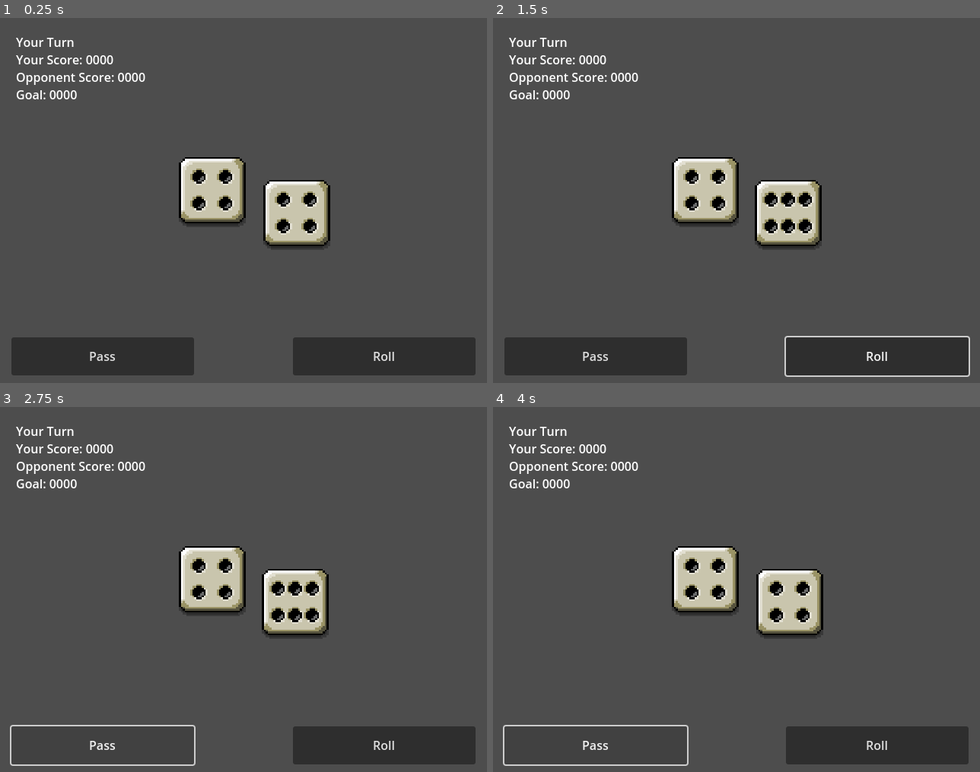
Above: before the commit, frames 1-4 (two rows, left to right).
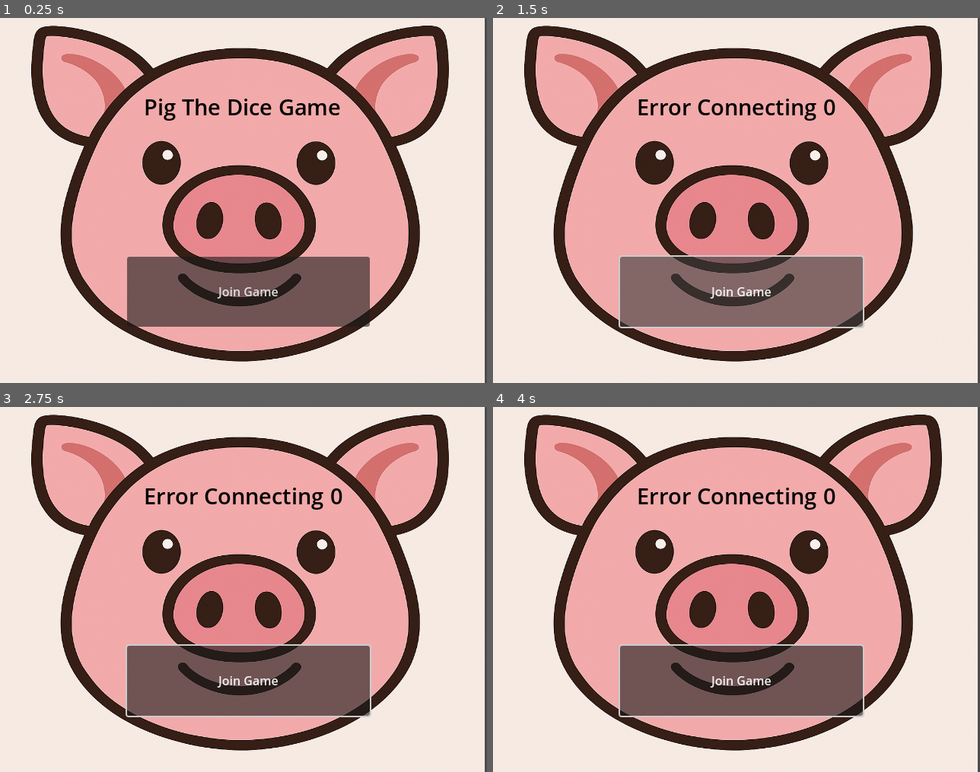
Above: after the commit, the same moments.

Repository: PeterHindes/pig-project
Game: Godot game, scene res://base.tscn
The game is run twice, just before and just after one commit, with the same random seed, the same clock (stepped at 60 frames per second) and the same inputs. Before the commit the project starts from res://main.tscn.
Inputs (mouse positions are in pixels of both pictures, inside the frame that each line leads up to):
- Up to frame 1 (0.25 s): no input
- Up to frame 2 (1.5 s): click (877, 357) at 0.5 s, where only the run before the commit has a clickable "Roll"; click (741, 291) at 1.25 s, where only the run after the commit has a clickable "Join Game"
- Up to frame 3 (2.75 s): click (102, 746) at 2 s, where only the run before the commit has a clickable "Pass"
- Up to frame 4 (4 s): click (877, 746) at 2.75 s, where only the run before the commit has a clickable "Roll"; click (595, 746) at 3.5 s, where only the run before the commit has a clickable "Pass"

The runs differ from the first frame. In frame 1, 99% of the frame differs, in the area x 0-100%, y 0-100%; in frame 2, 99%; in frame 3, 99%; in frame 4, 99%.

Commit message:
bring to main

Diff:
--- /dev/null
+++ b/pig-godot/base.gd
@@ -0,0 +1,20 @@
+extends Node2D
+
+@export var game : Node2D
+@export var mainMenu : Control
+
+func _on_join_game_pressed() -> void:
+	$HTTPRequest.request_completed.connect(_on_request_completed)
+	$HTTPRequest.request("http://localhost:7799/game",[],HTTPClient.METHOD_POST)
+func _on_request_completed(result, response_code, headers, body):
+	if response_code == 200:
+		var json = JSON.parse_string(body.get_string_from_utf8())
+		print(json["game_id"])
+		print(int(json["player_id"]))
+		game.game_uuid = json["game_id"]
+		game.player_index = int(json["player_id"])
+		mainMenu.visible = false
+		game.visible = true
+		game.get_child(-1).start()
+	else:
+		$Control/RichTextLabel.text = "Error Connecting %d"%response_code
--- /dev/null
+++ b/pig-godot/base.tscn
@@ -0,0 +1,47 @@
+[gd_scene load_steps=4 format=3 uid="uid://ff26q32ycp8e"]
+
+[ext_resource type="Script" uid="uid://bwenvtcrkgo51" path="res://base.gd" id="1_8rhti"]
+[ext_resource type="Texture2D" uid="uid://n8682tpldrqi" path="res://pig.png" id="2_ohhpf"]
+[ext_resource type="PackedScene" uid="uid://bt87bwwwbskq8" path="res://game.tscn" id="3_21bcp"]
+
+[node name="base" type="Node2D" node_paths=PackedStringArray("game", "mainMenu")]
+script = ExtResource("1_8rhti")
+game = NodePath("game")
+mainMenu = NodePath("Control")
+
+[node name="Control" type="Control" parent="."]
+layout_mode = 3
+anchors_preset = 0
+offset_right = 40.0
+offset_bottom = 40.0
+
+[node name="pig" type="Sprite2D" parent="Control"]
+modulate = Color(0.96862745, 0.96862745, 1, 1)
+position = Vector2(315.50003, 239.49998)
+scale = Vector2(0.6279297, 0.553711)
+texture = ExtResource("2_ohhpf")
+
+[node name="JoinGame" type="Button" parent="Control"]
+layout_mode = 0
+offset_left = 167.0
+offset_top = 314.0
+offset_right = 486.0
+offset_bottom = 406.0
+text = "Join Game"
+
+[node name="RichTextLabel" type="RichTextLabel" parent="Control"]
+layout_mode = 0
+offset_left = 189.0
+offset_top = 97.0
+offset_right = 656.0
+offset_bottom = 224.0
+theme_override_colors/default_color = Color(0, 0, 0, 1)
+theme_override_font_sizes/normal_font_size = 29
+text = "Pig The Dice Game"
+
+[node name="game" parent="." instance=ExtResource("3_21bcp")]
+visible = false
+
+[node name="HTTPRequest" type="HTTPRequest" parent="."]
+
+[connection signal="pressed" from="Control/JoinGame" to="." method="_on_join_game_pressed"]
--- /dev/null
+++ b/pig-godot/game.gd
@@ -0,0 +1,57 @@
+extends Node2D
+
+@export var game_uuid : String
+@export var player_index : int
+var gameOver = false
+var yourTurn = false
+var readyToStart = false
+
+@export var DiceOne : Sprite2D
+
+@export var TextLabel : RichTextLabel
+
+func _on_roll_btn_pressed() -> void:
+	$HTTPRequest2.request_completed.disconnect(_on_request_completed_hold)
+	$HTTPRequest2.request_completed.connect(_on_request_completed_roll)
+	$HTTPRequest2.request("http://localhost:7799/game/%s/roll"%[game_uuid],[],HTTPClient.METHOD_POST)
+func _on_request_completed_roll(result, response_code, headers, body):
+	print(response_code)
+	var json = JSON.parse_string(body.get_string_from_utf8())
+	print(json)
+	var face = Vector2i( (int(json["last_roll"]) -1)%3 , (int(json["last_roll"]) -1)/3 )
+	DiceOne.frame_coords = face
+
+func _on_hold_btn_pressed() -> void:
+	$HTTPRequest2.request_completed.disconnect(_on_request_completed_roll)
+	$HTTPRequest2.request_completed.connect(_on_request_completed_hold)
+	$HTTPRequest2.request("http://localhost:7799/game/%s/hold"%[game_uuid],[],HTTPClient.METHOD_POST)
+func _on_request_completed_hold(result, response_code, headers, body):
+	pass
+
+func _on_timer_timeout() -> void:
+	$HTTPRequest.request_completed.connect(_on_request_completed_label)
+	$HTTPRequest.request("http://localhost:7799/game/%s"%[game_uuid],[],HTTPClient.METHOD_GET)
+func _on_request_completed_label(result, response_code, headers, body):
+	print(response_code)
+	if response_code == 200:
+		var json = JSON.parse_string(body.get_string_from_utf8())
+		print(json)
+		TextLabel.text = '''Game UUID: %s
+%s Turn
+Your Score: %d
+Opponent Score: %d
+Goal: %d
+Other Player Joined: %s''' % [json["game_id"],'Your' if int(json["current_player_index"]) == player_index else 'Their',json["scores"][player_index],json["scores"][abs(player_index-1)],100,str(readyToStart)]
+		print("Updating Label")
+		readyToStart = json["ready_to_start"]
+		gameOver = json["is_game_over"]
+		yourTurn = (int(json["current_player_index"]) == player_index)
+		# Hide buttons if its not your turn, bad security practice, but we will trust the frontend to not play for the other player when its not their turn
+		$"Container/Hold Btn".visible = yourTurn and not gameOver and readyToStart
+		$"Container/Roll Btn".visible = yourTurn and not gameOver and readyToStart
+
+		# Display the Dice the current player is rolling
+		if not typeof(json["last_roll"])==TYPE_NIL:
+			var face = Vector2i( (int(json["last_roll"]) -1)%3 , (int(json["last_roll"]) -1)/3 )
+			DiceOne.frame_coords = face
+	$Timer.start()
--- a/pig-godot/main.tscn
+++ b/pig-godot/game.tscn
@@ -1,26 +1,16 @@
 [gd_scene load_steps=3 format=3 uid="uid://bt87bwwwbskq8"]
 
-[ext_resource type="Script" uid="uid://bgr05j8tjkxbw" path="res://main.gd" id="1_ig7tw"]
+[ext_resource type="Script" uid="uid://bgr05j8tjkxbw" path="res://game.gd" id="1_ig7tw"]
 [ext_resource type="Texture2D" uid="uid://v2anwqlska3f" path="res://dice_sprite_cr.png" id="2_0xm2m"]
 
-[node name="Node2D" type="Node2D" node_paths=PackedStringArray("DiceOne", "DiceTwo", "TextLabel")]
+[node name="game" type="Node2D" node_paths=PackedStringArray("DiceOne", "TextLabel")]
 script = ExtResource("1_ig7tw")
 DiceOne = NodePath("Dice One")
-DiceTwo = NodePath("Dice Two")
 TextLabel = NodePath("Container/RichTextLabel")
 
 [node name="Dice One" type="Sprite2D" parent="."]
 texture_filter = 1
-position = Vector2(278.00003, 231)
-scale = Vector2(2.5, 2.5)
-texture = ExtResource("2_0xm2m")
-hframes = 3
-vframes = 2
-frame = 3
-
-[node name="Dice Two" type="Sprite2D" parent="."]
-texture_filter = 1
-position = Vector2(389, 261)
+position = Vector2(315, 235)
 scale = Vector2(2.5, 2.5)
 texture = ExtResource("2_0xm2m")
 hframes = 3
@@ -39,6 +29,7 @@
 offset_top = 20.0
 offset_right = 621.0
 offset_bottom = 180.0
+theme_override_colors/default_color = Color(0, 0, 0, 1)
 text = "Your Turn
 Your Score: 0000
 Opponent Score: 0000
@@ -52,7 +43,7 @@
 offset_bottom = 470.0
 text = "Roll"
 
-[node name="Pass Btn" type="Button" parent="Container"]
+[node name="Hold Btn" type="Button" parent="Container"]
 layout_mode = 0
 offset_left = 15.0
 offset_top = 420.0
@@ -60,5 +51,14 @@
 offset_bottom = 470.0
 text = "Pass"
 
+[node name="HTTPRequest" type="HTTPRequest" parent="."]
+
+[node name="HTTPRequest2" type="HTTPRequest" parent="."]
+
+[node name="Timer" type="Timer" parent="."]
+wait_time = 0.25
+one_shot = true
+
 [connection signal="pressed" from="Container/Roll Btn" to="." method="_on_roll_btn_pressed"]
-[connection signal="pressed" from="Container/Pass Btn" to="." method="_on_pass_btn_pressed"]
+[connection signal="pressed" from="Container/Hold Btn" to="." method="_on_hold_btn_pressed"]
+[connection signal="timeout" from="Timer" to="." method="_on_timer_timeout"]
--- a/pig-godot/main.gd
+++ /dev/null
@@ -1,16 +0,0 @@
-extends Node2D
-
-@export var DiceOne : Sprite2D
-@export var DiceTwo : Sprite2D
-
-@export var TextLabel : RichTextLabel
-
-func _on_roll_btn_pressed() -> void:
-	DiceOne.frame_coords = Vector2i(randi()%4,randi()%3)
-	DiceTwo.frame_coords = Vector2i(randi()%4,randi()%3)
-	pass # Replace with function body.
-
-
-
-func _on_pass_btn_pressed() -> void:
-	pass # Replace with function body.
--- a/pig-godot/project.godot
+++ b/pig-godot/project.godot
@@ -11,7 +11,7 @@
 [application]
 
 config/name="PIG DICE"
-run/main_scene="uid://bt87bwwwbskq8"
+run/main_scene="uid://ff26q32ycp8e"
 config/features=PackedStringArray("4.5", "GL Compatibility")
 config/icon="res://icon.svg"
 config/windows_native_icon="res://dice_icon.ico"
@@ -20,6 +20,7 @@
 
 window/size/viewport_width=640
 window/size/viewport_height=480
+window/stretch/mode="viewport"
 
 [rendering]
 
Binary file added: pig-godot/1x1.png
Not shown, added: pig-godot/1x1.png.import
Not shown, added: pig-godot/base.gd.uid
Renamed: pig-godot/main.gd.uid -> pig-godot/game.gd.uid
Binary file added: pig-godot/pig.png
Not shown, added: pig-godot/pig.png.import
